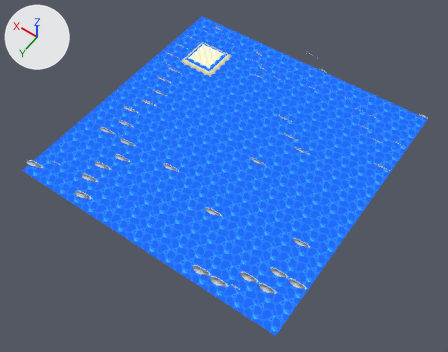
The glTF model browser/public/source/land/187-18.glb as it was, and as the next commit left it.
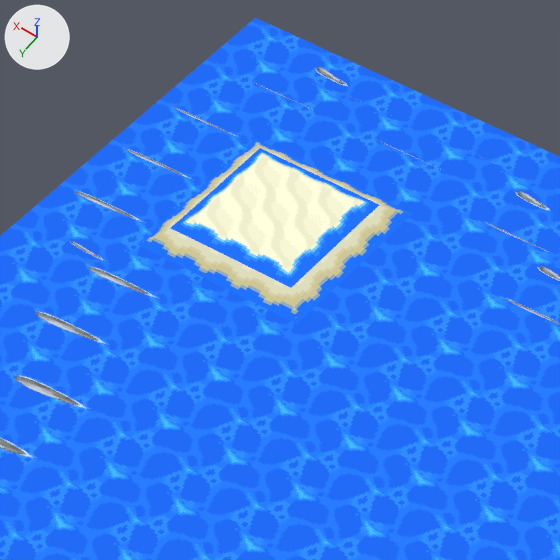
Old and new are each drawn whole from a camera (50 mm lens) standing at (-407.0, 593.0, 835.0) and looking at (-16.0, 45.0, -26.0) and again close up on the part from 33% to 59% of the width and 4% to 36% of the height. Every picture has the same lights, and +X, +Y and +Z are marked at upper left. The last two pictures show the newer version.

The first close-up shows 'map37_15c.001'.
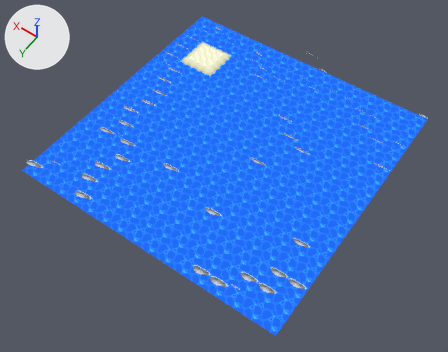
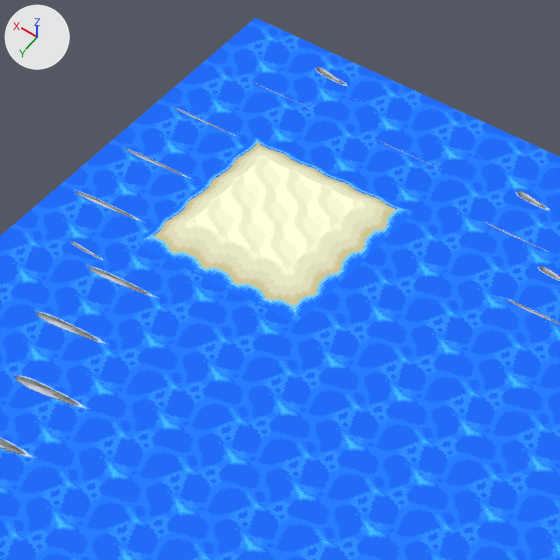
What differs and where, as boxes (x1, y1, x2, y2) in the close-ups (560 x 560 px):
'map37_15c.001', surface changed: (138, 135, 414, 323) in both

The change, as a list of edits to the scene's bpy script:
```text
Change mat_swave_p:
    add n12 = _N.new('ShaderNodeMapping'); n12.name = 'Mapping'
    add n12.inputs[1].default_value = (0.0, -0.6, 0.0)  # 'Location'
    add n13 = _N.new('ShaderNodeUVMap'); n13.name = 'UV Map'
    add n13.uv_map = 'UVMap'
    where n11 = _N.new('ShaderNodeTexImage'); n11.name = 'Image Texture'
    add _L.new(n12.outputs[0], n11.inputs[0])  # 'Vector' to 'Vector'
    add _L.new(n13.outputs[0], n12.inputs[0])  # 'UV' to 'Vector'
```
